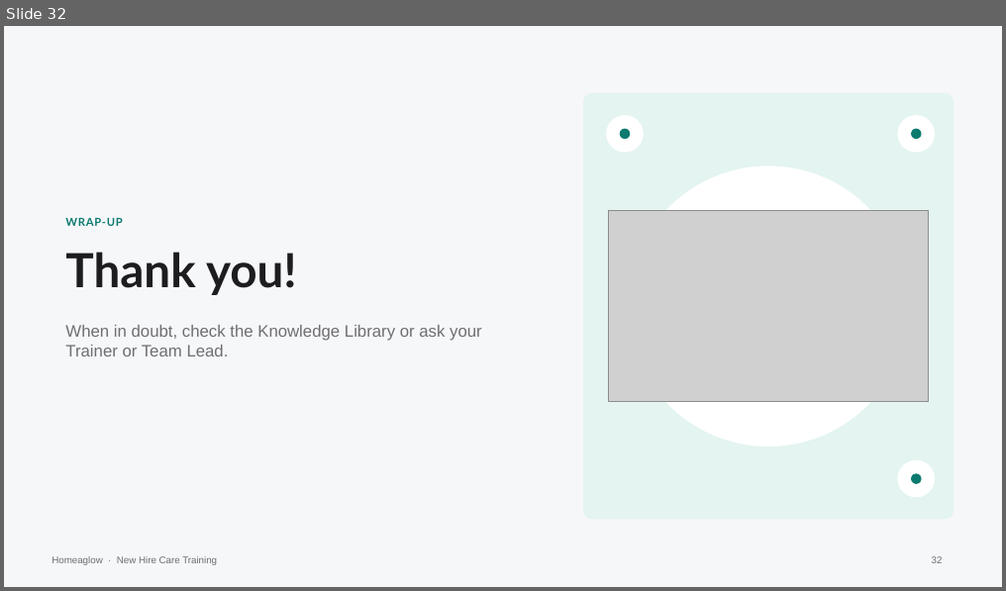
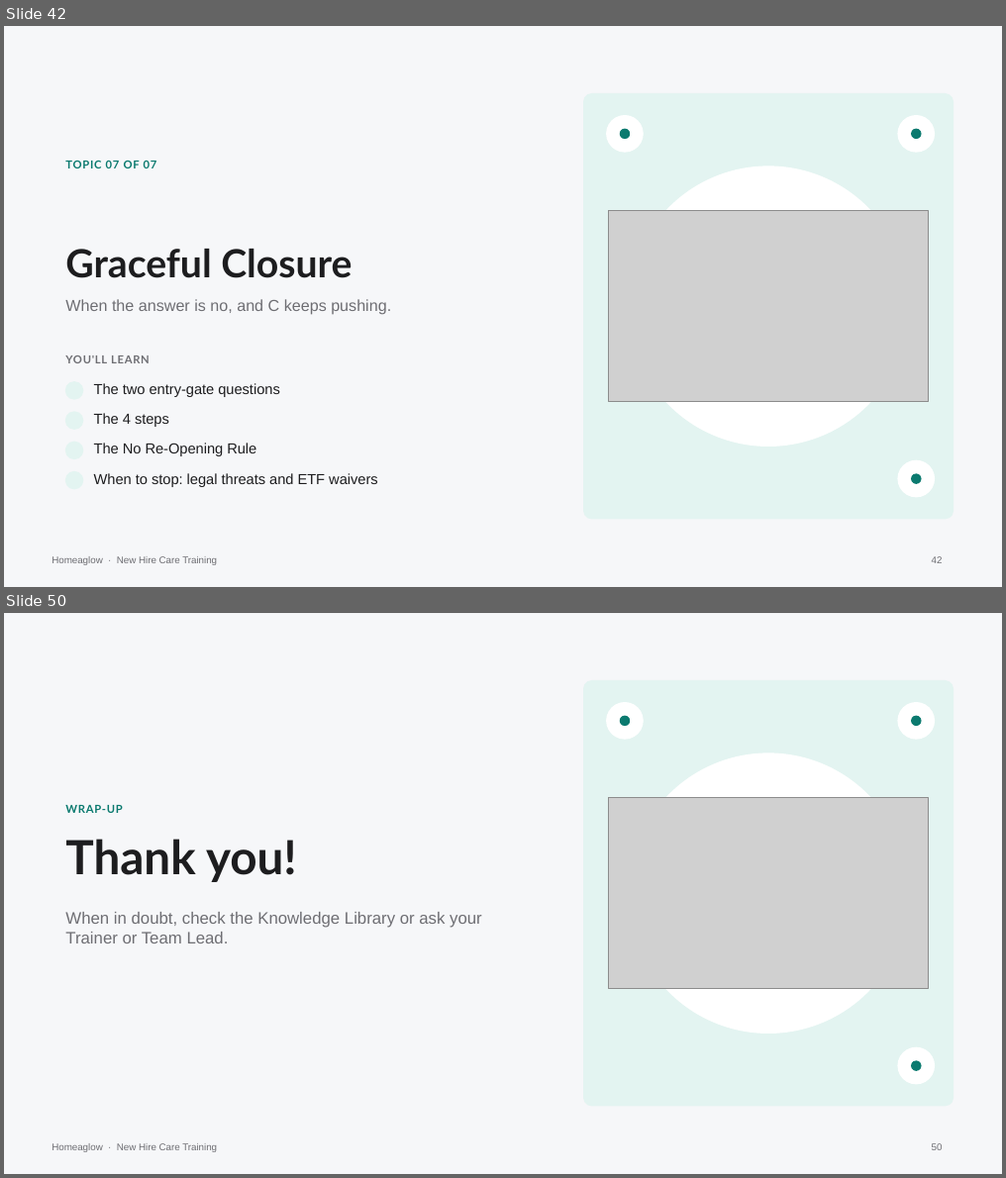
Before and after one commit to anjulimichelle/training, a slide deck: refunds-abuse-duplicates-bulk/refunds-abuse-duplicates-bulk.pptx. Shown one above the other, each under a label of ours: slide 32 before the commit, slides 42 and 50 after it; the slides between them are not shown. The pictures are 1006x591 and 1006x1178 pixels, drawn with LibreOffice and Linux fonts; fonts in the diff are those of the drawing; grey boxes stand for pictures; background and template pictures are left out. Boxes give left, top, right and bottom in pixels: in the first picture for what was removed or moved away, otherwise in the second. Text is boxed around its words. In the diff, an @@ line names an element or a change of style, - is before the commit and + after.

```diff
--- a/refunds-abuse-duplicates-bulk/refunds-abuse-duplicates-bulk.pptx
+++ b/refunds-abuse-duplicates-bulk/refunds-abuse-duplicates-bulk.pptx
@@ slide 42 added at bbox=[4, 26, 1002, 587], background #F6F7F9; not listed: 1 template element that a slide beside it also shows @@
@@ rounded rectangle added at bbox=[584, 94, 953, 519], fill #E3F4F1, outline #E3F4F1 0.75 pt @@
@@ ellipse added at bbox=[607, 116, 643, 152], fill #FFFFFF, outline #FFFFFF 1 pt @@
@@ ellipse added at bbox=[620, 129, 629, 138], fill #0B7A6F, outline #0B7A6F 1 pt @@
@@ ellipse added at bbox=[898, 116, 934, 152], fill #FFFFFF, outline #FFFFFF 1 pt @@
@@ ellipse added at bbox=[912, 129, 921, 138], fill #0B7A6F, outline #0B7A6F 1 pt @@
@@ text added at bbox=[65, 161, 157, 169], 8 pt, text #0B7A6F, bold @@
+TOPIC 07 OF 07
@@ ellipse added at bbox=[629, 167, 908, 446], fill #FFFFFF, outline #FFFFFF 1 pt @@
@@ picture added at bbox=[609, 210, 928, 401] @@
@@ text added at bbox=[65, 249, 351, 278], 28 pt, text #1D1D1F, bold @@
+Graceful Closure
@@ text added at bbox=[65, 299, 391, 315], 11.5 pt, text #6E6E73 @@
+When the answer is no, and C keeps pushing.
@@ text added at bbox=[65, 356, 150, 364], 8 pt, text #6E6E73, bold @@
+YOU'LL LEARN
@@ ellipse added at bbox=[65, 382, 83, 399], fill #E3F4F1, outline #E3F4F1 1 pt @@
@@ text added at bbox=[94, 383, 280, 397], 10.5 pt, text #1D1D1F @@
+The two entry-gate questions
@@ ellipse added at bbox=[65, 412, 83, 429], fill #E3F4F1, outline #E3F4F1 1 pt @@
@@ text added at bbox=[94, 413, 169, 427], 10.5 pt, text #1D1D1F @@
+The 4 steps
@@ ellipse added at bbox=[65, 442, 83, 459], fill #E3F4F1, outline #E3F4F1 1 pt @@
@@ text added at bbox=[94, 443, 256, 457], 10.5 pt, text #1D1D1F @@
+The No Re-Opening Rule
@@ ellipse added at bbox=[898, 461, 934, 497], fill #FFFFFF, outline #FFFFFF 1 pt @@
@@ ellipse added at bbox=[65, 472, 83, 489], fill #E3F4F1, outline #E3F4F1 1 pt @@
@@ text added at bbox=[94, 473, 378, 487], 10.5 pt, text #1D1D1F @@
+When to stop: legal threats and ETF waivers
@@ ellipse added at bbox=[912, 475, 921, 484], fill #0B7A6F, outline #0B7A6F 1 pt @@
@@ page number added at bbox=[932, 557, 943, 564], 7 pt, text #6E6E73 @@
+42
@@ what was slide 32 is now slide 50 @@
@@ page number at bbox=[932, 1144, 943, 1151]: text changed @@
-32
+50
```
Also in this commit, not shown: 7 slides changed, 17 other slides added, 2 other files.
